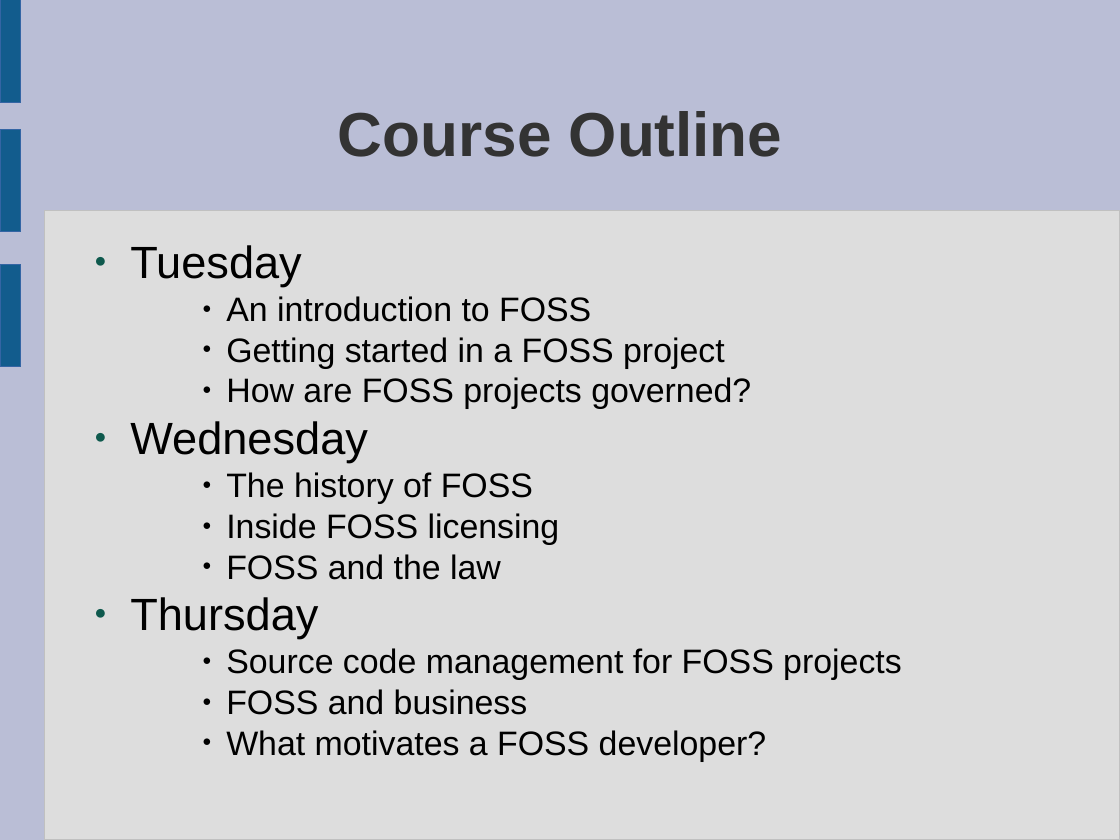
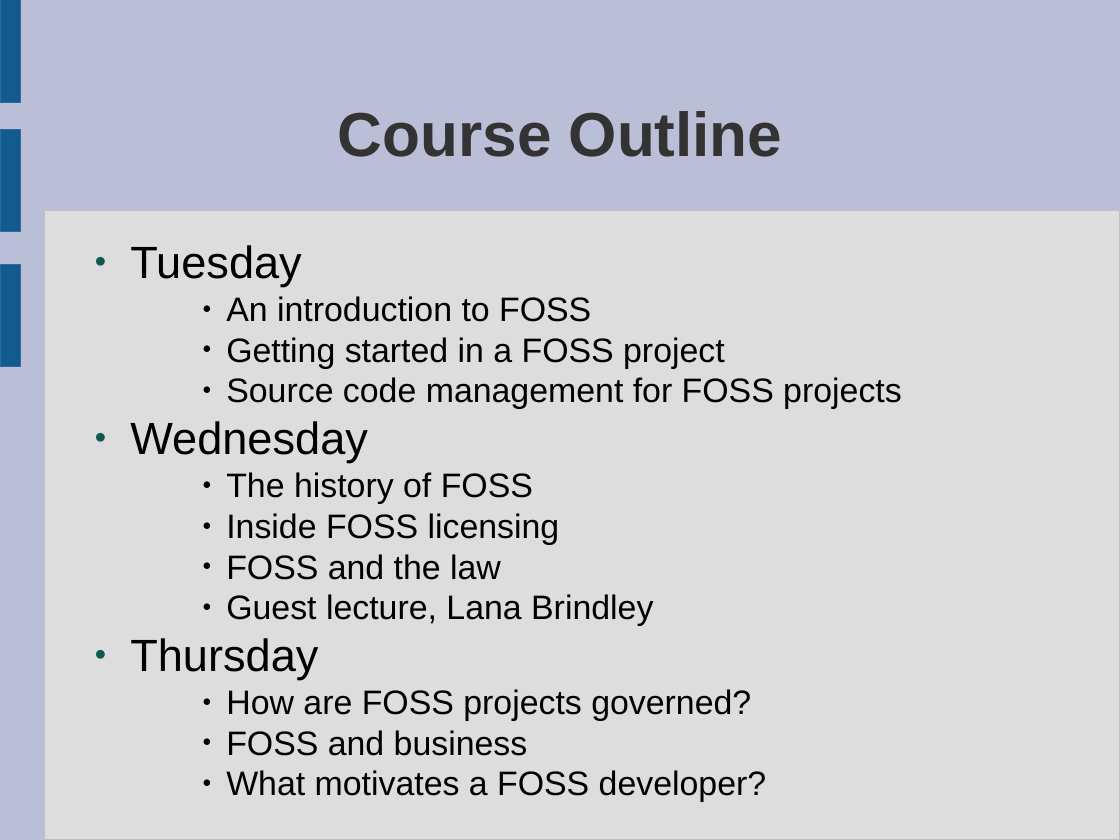
Before and after one commit to laurencesmart/comp8440, a slide deck: slide 6 of lectures/course_introduction.odp (slide 4 before the commit). Drawn at 1120x840 pixels with LibreOffice and Linux fonts; fonts in the diff are those of the drawing. Boxes give left, top, right and bottom in pixels: in the first picture for what was removed or moved away, otherwise in the second. Text is boxed around its words. In the diff, an @@ line names an element or a change of style, - is before the commit and + after.

```diff
--- a/lectures/course_introduction.odp
+++ b/lectures/course_introduction.odp
@@ text at box(226, 377, 902, 409): text changed @@
-    ● How are FOSS projects governed?
+    ● Source code management for FOSS projects
@@ text at box(226, 594, 653, 626): paragraph added @@
+    ● Guest lecture, Lana Brindley
@@ text at box(226, 689, 751, 721): text changed @@
-    ● Source code management for FOSS projects
+    ● How are FOSS projects governed?
```
Also in this commit, not shown: 7 other slides changed, 2 slides added, 1 other file.
